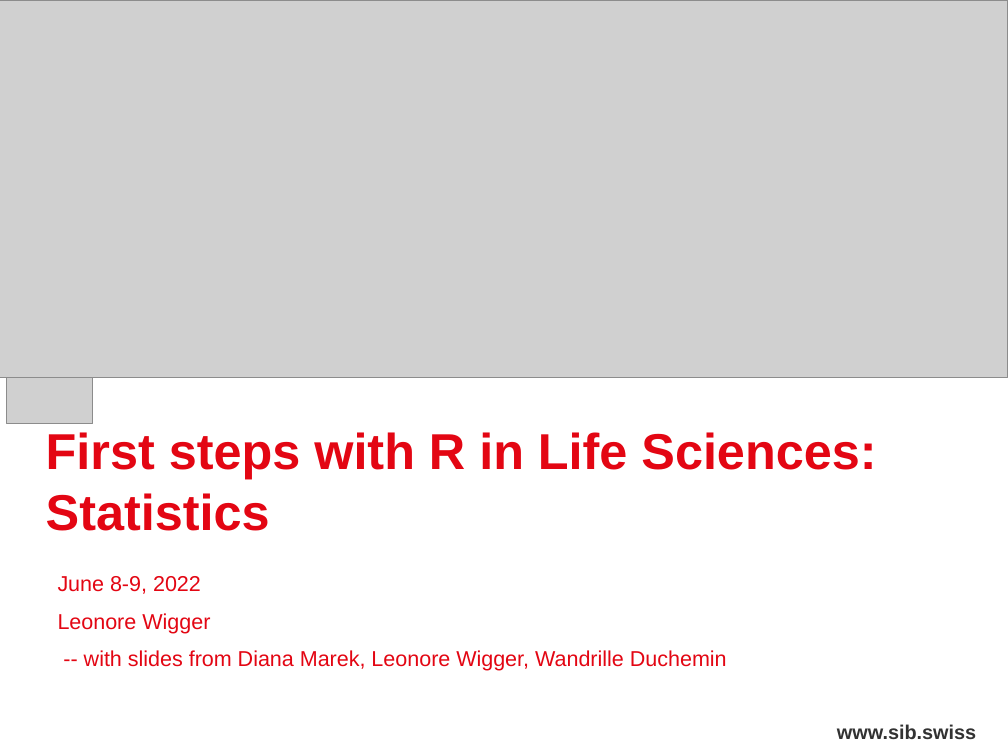
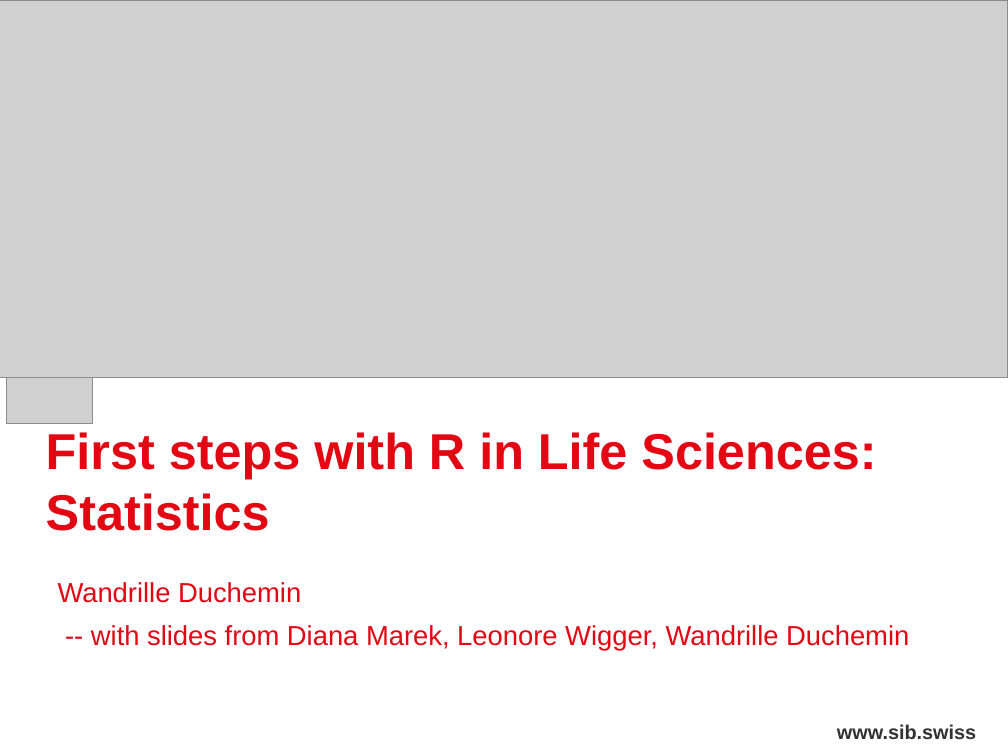
Before and after one commit to sib-swiss/first-steps-with-R-training, a slide deck: slide 1 of assets/pptx/First-steps-with-R_day2_afternoon.pptx. Drawn at 1008x756 pixels with LibreOffice and Linux fonts; fonts in the diff are those of the drawing; grey boxes stand for pictures; background and template pictures are left out. Boxes give left, top, right and bottom in pixels: in the first picture for what was removed or moved away, otherwise in the second. Text is boxed around its words. In the diff, an @@ line names an element or a change of style, - is before the commit and + after.

```diff
--- a/assets/pptx/First-steps-with-R_day2_afternoon.pptx
+++ b/assets/pptx/First-steps-with-R_day2_afternoon.pptx
@@ text at [58,582,301,603]: text changed; size 15.4 to 19.6 pt @@
-June 8-9, 2022
-Leonore Wigger
+Wandrille Duchemin
@@ text at [91,625,909,651]: size 15.4 to 19.6 pt in "-- with slides from Diana Marek, Leonore ..." @@
```
Also in this commit, not shown: 6 other slides changed, 7 slides removed, 2 other files.
